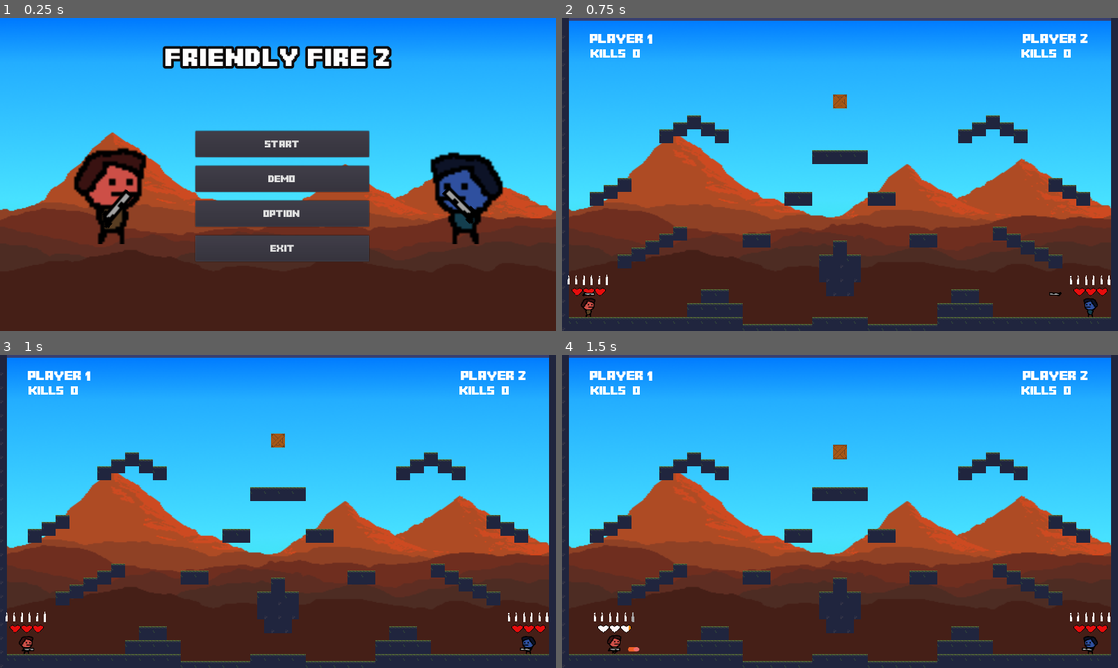
Above: before the commit, frames 1-4 (two rows, left to right).
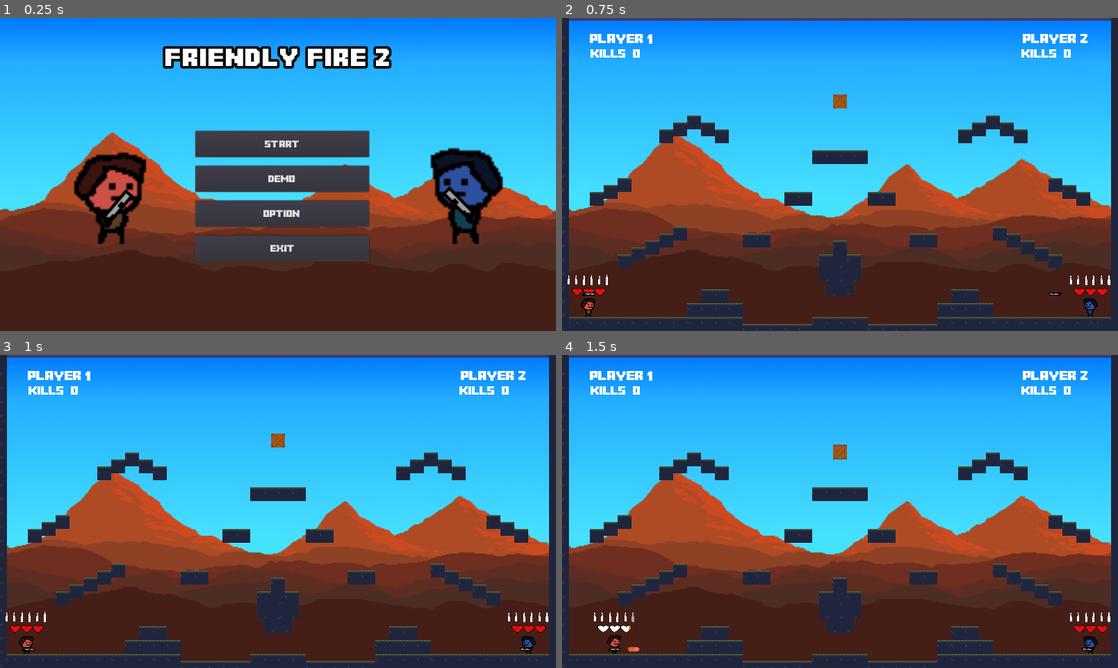
Above: after the commit, the same moments.

Repository: Toefge/InteraktiveSysteme
Game: Godot game, scene res://Menu/Menu.tscn
The game is run twice, just before and just after one commit, with the same random seed, the same clock (stepped at 60 frames per second) and the same inputs.
Inputs (mouse positions are in pixels of both pictures, inside the frame that each line leads up to):
- Up to frame 1 (0.25 s): no input
- Up to frame 2 (0.75 s): click "Start" at 0.5 s
- Up to frame 3 (1 s): no input
- Up to frame 4 (1.5 s): move the mouse to (962, 495) at 1.27 s; hold D (right) from 1.28 s (still down); tap Space (fire) at 1.35 s

The runs differ from the first frame. In frame 1, 2.4% of the frame differs, in the area x 13-91%, y 41-66%; in frame 2, nothing differs; in frame 3, nothing differs; in frame 4, nothing differs.

Commit message:
Player 2 Reload

Diff:
--- a/CollectableItems/BoxItem.gd
+++ b/CollectableItems/BoxItem.gd
@@ -9,7 +9,7 @@
 
 
 func _on_Area2D_body_entered(body):
-	if body.name == "player1":
+	if (body.name == "player1") || (body.name == "player2"):
 		body.emit_signal("reload")
 		emit_signal("startTimer")
 		queue_free()
--- a/CollectableItems/BoxItem.tscn
+++ b/CollectableItems/BoxItem.tscn
@@ -26,5 +26,4 @@
 
 [node name="CollisionShape2D" type="CollisionShape2D" parent="."]
 shape = SubResource( 2 )
-
 [connection signal="body_entered" from="Area2D" to="." method="_on_Area2D_body_entered"]
--- a/Menu/Menu.tscn
+++ b/Menu/Menu.tscn
@@ -46,33 +46,33 @@
 
 [sub_resource type="AtlasTexture" id=9]
 flags = 4
-atlas = ExtResource( 5 )
-region = Rect2( 0, 0, 48, 48 )
-
-[sub_resource type="AtlasTexture" id=10]
-flags = 4
-atlas = ExtResource( 5 )
-region = Rect2( 48, 0, 48, 48 )
-
-[sub_resource type="AtlasTexture" id=11]
-flags = 4
-atlas = ExtResource( 5 )
-region = Rect2( 96, 0, 48, 48 )
-
-[sub_resource type="AtlasTexture" id=12]
-flags = 4
-atlas = ExtResource( 5 )
-region = Rect2( 144, 0, 48, 48 )
-
-[sub_resource type="AtlasTexture" id=13]
-flags = 4
 atlas = ExtResource( 6 )
 region = Rect2( 0, 0, 48, 48 )
 
-[sub_resource type="AtlasTexture" id=14]
+[sub_resource type="AtlasTexture" id=10]
 flags = 4
 atlas = ExtResource( 6 )
 region = Rect2( 48, 0, 48, 48 )
+
+[sub_resource type="AtlasTexture" id=11]
+flags = 4
+atlas = ExtResource( 5 )
+region = Rect2( 0, 0, 48, 48 )
+
+[sub_resource type="AtlasTexture" id=12]
+flags = 4
+atlas = ExtResource( 5 )
+region = Rect2( 48, 0, 48, 48 )
+
+[sub_resource type="AtlasTexture" id=13]
+flags = 4
+atlas = ExtResource( 5 )
+region = Rect2( 96, 0, 48, 48 )
+
+[sub_resource type="AtlasTexture" id=14]
+flags = 4
+atlas = ExtResource( 5 )
+region = Rect2( 144, 0, 48, 48 )
 
 [sub_resource type="SpriteFrames" id=15]
 animations = [ {
@@ -81,15 +81,15 @@
 "name": "idle",
 "speed": 1.0
 }, {
-"frames": [ SubResource( 9 ), SubResource( 10 ), SubResource( 11 ), SubResource( 12 ) ],
+"frames": [ SubResource( 9 ), SubResource( 10 ) ],
+"loop": true,
+"name": "jump",
+"speed": 1.0
+}, {
+"frames": [ SubResource( 11 ), SubResource( 12 ), SubResource( 13 ), SubResource( 14 ) ],
 "loop": true,
 "name": "run",
 "speed": 14.0
-}, {
-"frames": [ SubResource( 13 ), SubResource( 14 ) ],
-"loop": true,
-"name": "jump",
-"speed": 1.0
 } ]
 
 [node name="Menu" type="Control"]
@@ -205,7 +205,6 @@
 scale = Vector2( 5, 5 )
 frames = SubResource( 15 )
 animation = "idle"
-frame = 1
 playing = true
 
 [node name="Player2" type="AnimatedSprite" parent="."]
@@ -215,6 +214,7 @@
 scale = Vector2( 5, 5 )
 frames = SubResource( 15 )
 animation = "idle"
+frame = 1
 playing = true
 flip_h = true
 
@@ -240,7 +240,6 @@
 
 [node name="ButtonClick" type="AudioStreamPlayer2D" parent="."]
 stream = ExtResource( 3 )
-
 [connection signal="mouse_entered" from="ButtonStart" to="." method="_on_ButtonStart_mouse_entered"]
 [connection signal="pressed" from="ButtonStart" to="." method="_on_ButtonStart_pressed"]
 [connection signal="mouse_entered" from="ButtonOption" to="." method="_on_ButtonOption_mouse_entered"]
--- a/playerMechanics/GunScript.gd
+++ b/playerMechanics/GunScript.gd
@@ -55,7 +55,7 @@
 			yield(get_tree().create_timer(0.2), "timeout")
 			_count_Shots()
 
-		if Input.is_action_just_pressed("Reload"):
+		if Input.is_action_just_pressed("dada"): #Change dada for Reload
 			if can_fire == false:
 				_reload()
 
